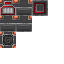
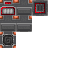
Two versions of the same layered image (64x64). Layer-by-layer changes:
added layer "Filter Layer 1 (Color Adjustment) Merged" above "Background" over [0, 0, 48, 48]
painted on "Background" over [0, 0, 48, 48]
